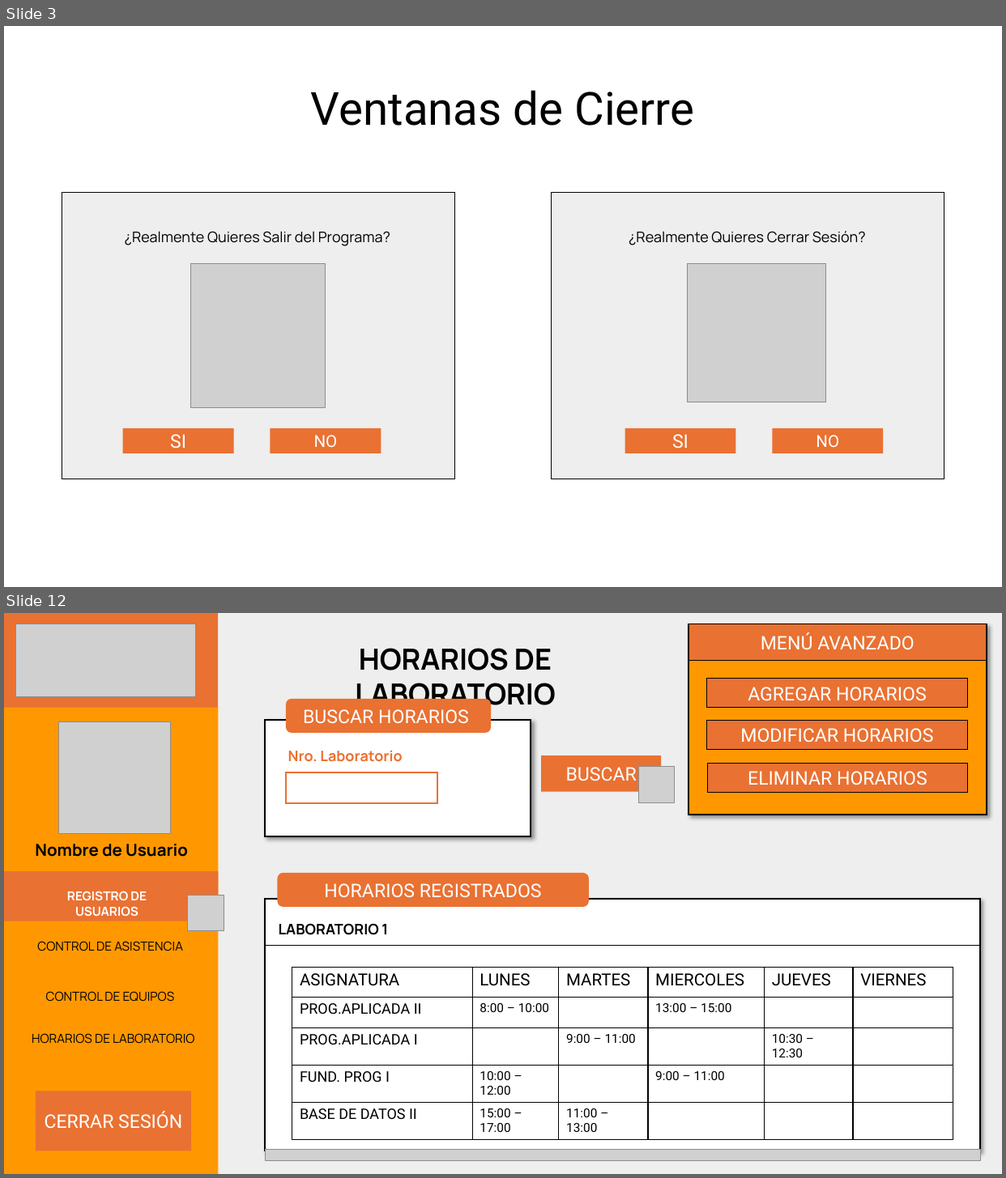
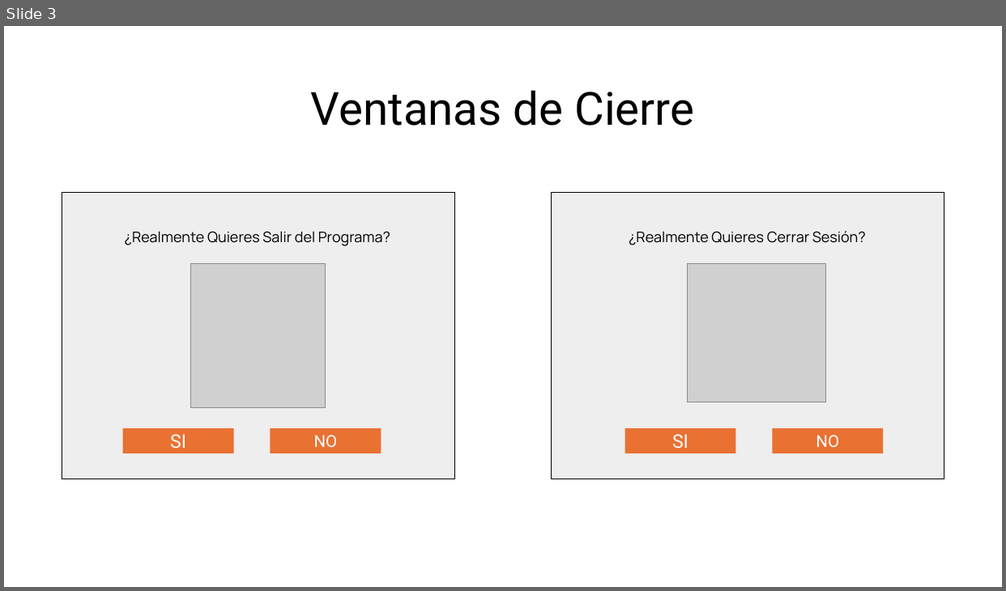
Before and after one commit to cotanol/ProyectoAsistenciaUNFV, a slide deck: GUIDESIGN.pptx. Shown one above the other, each under a label of ours: slides 3 and 12 before the commit, slide 3 after it; the slides between them are not shown. The pictures are 1006x1178 and 1006x591 pixels, drawn with LibreOffice and Linux fonts; fonts in the diff are those of the drawing; grey boxes stand for pictures. Boxes give left, top, right and bottom in pixels: in the first picture for what was removed or moved away, otherwise in the second. Text is boxed around its words. In the diff, an @@ line names an element or a change of style, - is before the commit and + after.

```diff
--- a/GUIDESIGN.pptx
+++ b/GUIDESIGN.pptx
@@ slide 12 removed at (4, 613, 1002, 1174), background #FFFFFF @@
@@ rectangle removed at (4, 613, 218, 709) @@
@@ picture removed at (16, 624, 196, 697) @@
@@ rectangle removed at (218, 613, 1002, 1174) @@
@@ rectangle removed at (689, 624, 987, 815) @@
@@ rectangle removed at (689, 624, 987, 660) @@
-MENÚ AVANZADO
@@ text removed at (355, 648, 556, 713) @@
-HORARIOS DE LABORATORIO
@@ rectangle removed at (707, 679, 967, 708) @@
-AGREGAR HORARIOS
@@ rectangle removed at (4, 707, 218, 1174) @@
@@ rounded rectangle removed at (286, 699, 492, 734) @@
-BUSCAR HORARIOS
@@ picture removed at (58, 722, 171, 834) @@
@@ rectangle removed at (266, 719, 531, 836) @@
@@ rectangle removed at (707, 721, 967, 749) @@
-MODIFICAR HORARIOS
@@ text removed at (288, 751, 402, 762) @@
-Nro. Laboratorio
@@ rectangle removed at (542, 756, 661, 792) @@
-BUSCAR
@@ rectangle removed at (286, 773, 438, 803) @@
@@ picture removed at (639, 766, 675, 803) @@
@@ rectangle removed at (708, 764, 968, 792) @@
-ELIMINAR HORARIOS
@@ text removed at (35, 844, 188, 857) @@
-Nombre de Usuario
@@ rectangle removed at (4, 871, 218, 922) @@
@@ rounded rectangle removed at (277, 873, 589, 907) @@
-HORARIOS REGISTRADOS
@@ text removed at (67, 891, 147, 916) @@
-REGISTRO DE USUARIOS
@@ picture removed at (188, 895, 224, 931) @@
@@ rectangle removed at (266, 899, 980, 1152) @@
@@ text removed at (279, 923, 388, 935) @@
-LABORATORIO 1
@@ text removed at (37, 941, 183, 952) @@
-CONTROL DE ASISTENCIA
@@ line removed from (266, 945) to (980, 945) @@
@@ table removed at (292, 967, 953, 1135), 5 rows, 6 columns @@
-ASIGNATURA | LUNES | MARTES | MIERCOLES | JUEVES | VIERNES
-PROG.APLICADA II | 8:00 – 10:00 |  | 13:00 – 15:00 |  | 
-PROG.APLICADA I |  | 9:00 – 11:00 |  | 10:30 – 12:30 | 
-FUND. PROG I | 10:00 – 12:00 |  | 9:00 – 11:00 |  | 
-BASE DE DATOS II | 15:00 – 17:00 | 11:00 – 13:00 |  |  | 
@@ text removed at (46, 991, 175, 1002) @@
-CONTROL DE EQUIPOS
@@ text removed at (32, 1033, 194, 1044) @@
-HORARIOS DE LABORATORIO
@@ rectangle removed at (36, 1092, 191, 1152) @@
-CERRAR SESIÓN
@@ picture removed at (266, 1150, 980, 1161) @@
```
Also in this commit, not shown: 7 slides changed, 13 slides added, 4 other slides removed, 11 other files.
